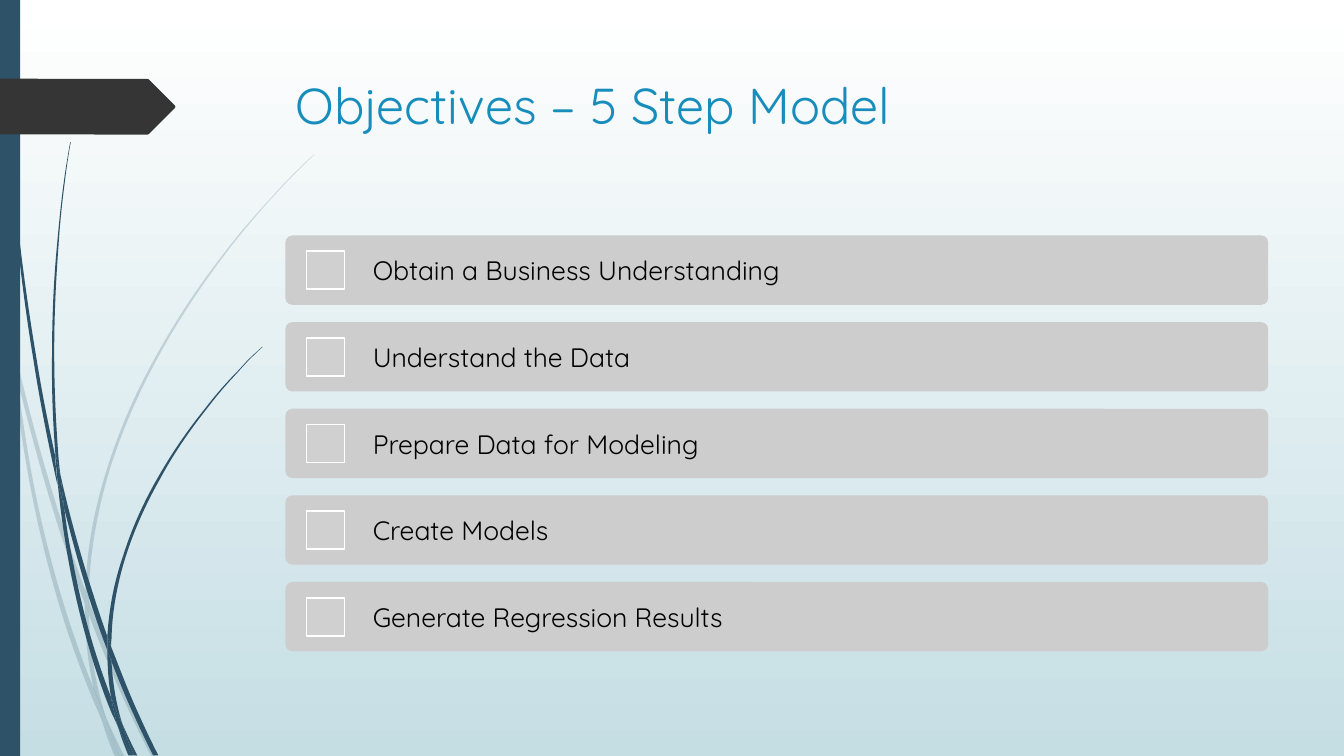
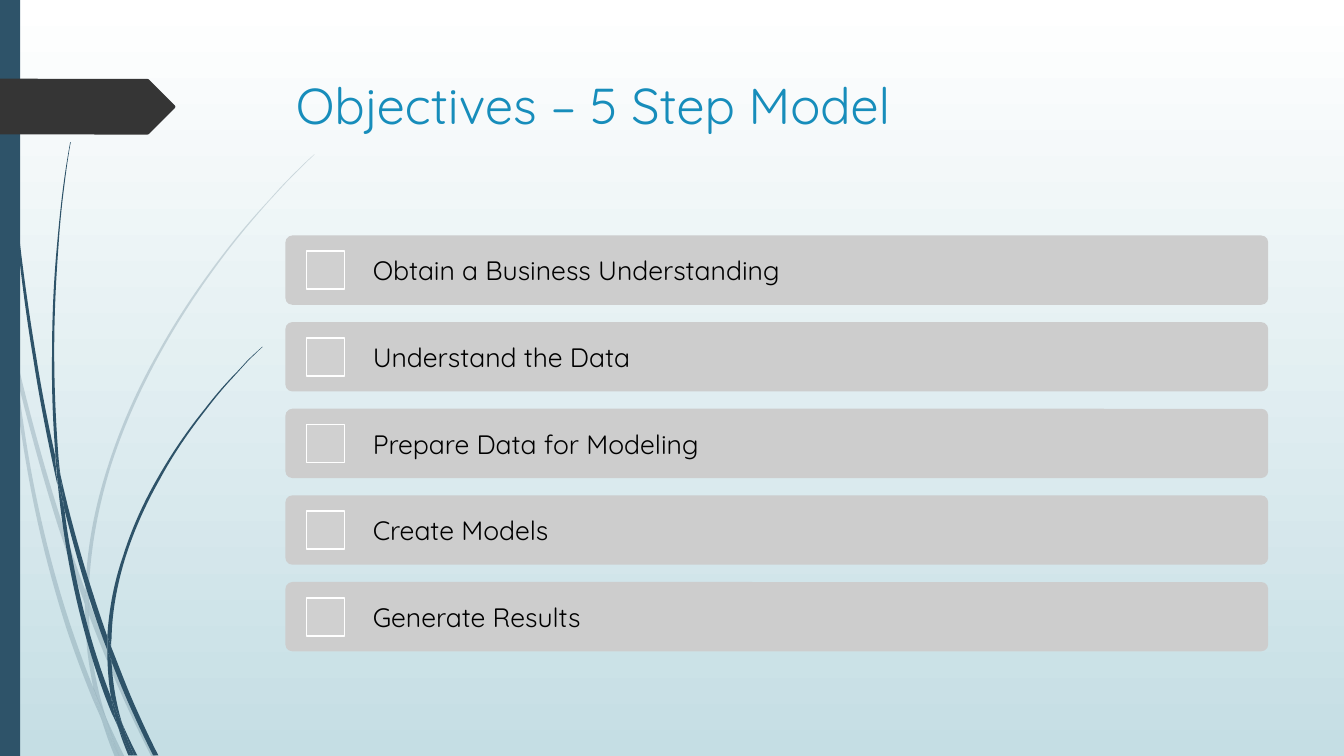
Before and after one commit to justingrisanti/dsc-phase-3-project, a slide deck: slide 2 of Module 3 Final Project Presentation.pptx. Drawn at 1344x756 pixels with LibreOffice and Linux fonts; fonts in the diff are those of the drawing; grey boxes stand for pictures. Boxes give left, top, right and bottom in pixels: in the first picture for what was removed or moved away, otherwise in the second. Text is boxed around its words. In the diff, an @@ line names an element or a change of style, - is before the commit and + after.

```diff
--- a/Module 3 Final Project Presentation.pptx
+++ b/Module 3 Final Project Presentation.pptx
@@ text at bbox=[373, 607, 581, 628]: text changed @@
-Generate Regression Results
+Generate Results
```
Also in this commit, not shown: 4 other slides changed, 9 slides added, 8 slides removed, 9 other files.
